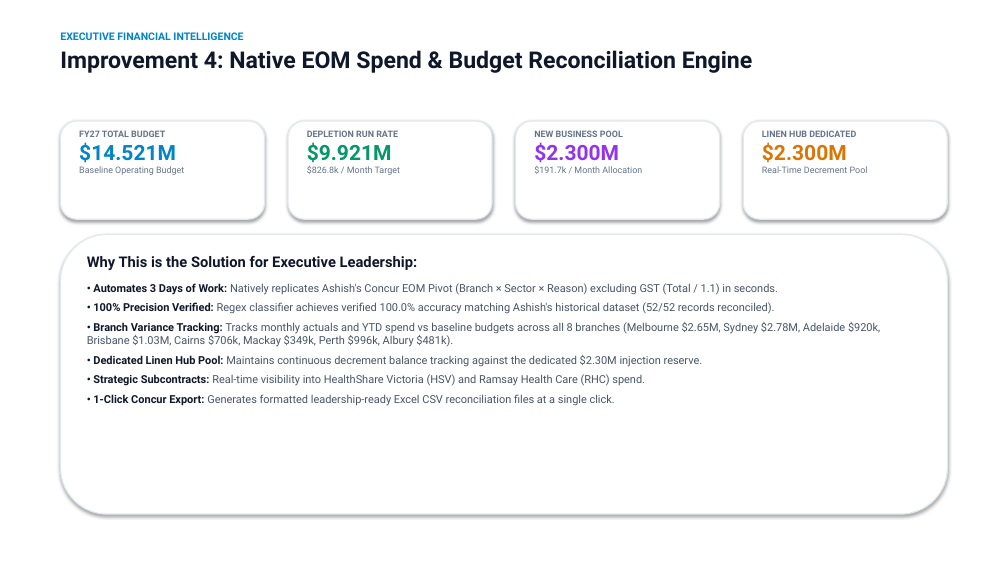
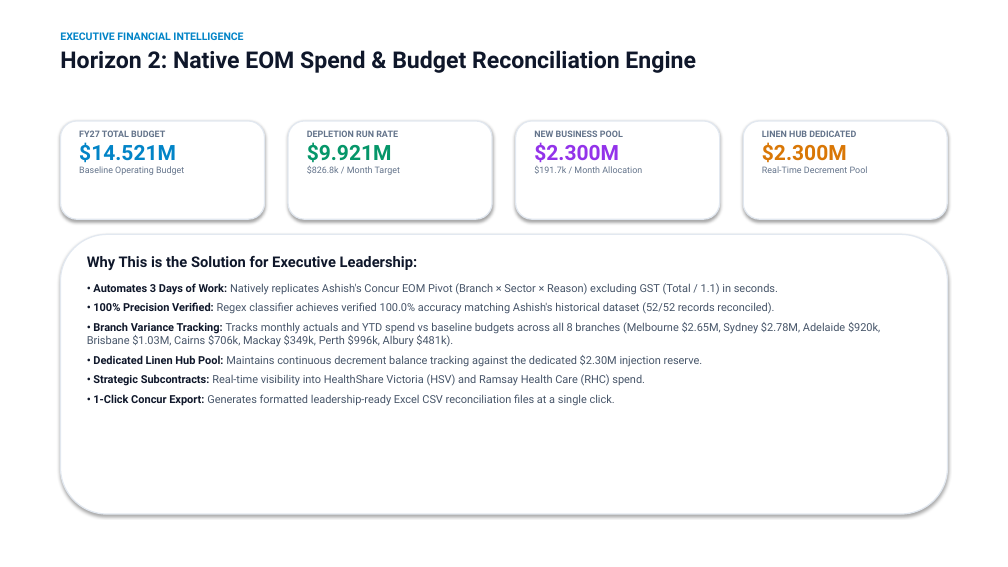
Before and after one commit to SPLGit-Project/ProcureFlow-App, a slide deck: slide 8 of docs/ProcureFlow_Executive_Roadmap.pptx. Drawn at 1008x567 pixels with LibreOffice and Linux fonts; fonts in the diff are those of the drawing. Boxes give left, top, right and bottom in pixels: in the first picture for what was removed or moved away, otherwise in the second. Text is boxed around its words. In the diff, an @@ line names an element or a change of style, - is before the commit and + after.

Commit message:
docs: elevate action plan & presentation to v4.0 with Three-Horizon model, training in forward pipeline, and Short Supply logic migration

```diff
--- a/docs/ProcureFlow_Executive_Roadmap.pptx
+++ b/docs/ProcureFlow_Executive_Roadmap.pptx
@@ text at (60,50,696,73): text changed @@
-Improvement 4: Native EOM Spend & Budget Reconciliation Engine
+Horizon 2: Native EOM Spend & Budget Reconciliation Engine
```
Also in this commit, not shown: 8 other slides changed, 1 other file.
